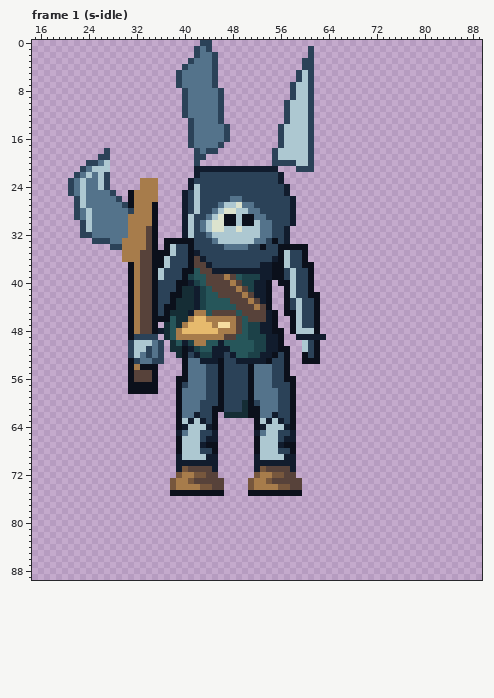
File history of a pixel-art file, art/enemy-frost-4.aseprite. The first picture shows the starting point.
96x96 pixels, 128 frames. Shown: frame 1 (s-idle): x 15..89, y 0..89. The commit also changed other frames, which this record leaves out.
Now the later version:
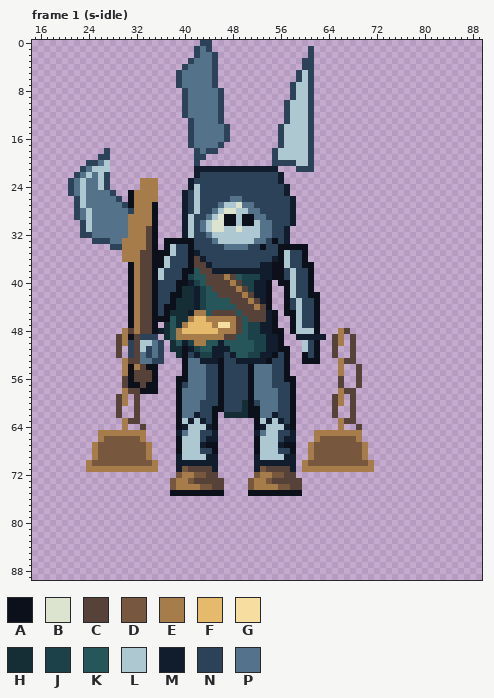
Palette (. is transparent): A #0b101b  B #dce3ce  C #57423a  D #77573d  E #a77c4b  F #e6ba6d  G #f6dda0  H #152d35  J #1c4148  K #26565a  L #adc8d1  M #111c2d  N #2b4258  P #54738b
The edit:
Changed rows in their new state; - is an unchanged pixel.
Frame 1 (s-idle), layer "ink":
first column x 24:
48 ------EC----------------------------------EC----
49 -----CE-C--------------------------------CE-C---
50 -----CE-C--------------------------------CE-C---
51 -----C--C--------------------------------C--C---
52 -----C--C--------------------------------C--C---
53 ------ECC---------------------------------ECC---
54 ------E--C--------------------------------E--C--
55 ------E-----------------------------------E--C--
56 ------C-----------------------------------C--C--
57 ------C--C--------------------------------C--C--
58 ------ECC---------------------------------ECC---
59 -----CE-C--------------------------------CE-C---
60 -----CE-C--------------------------------CE-C---
61 -----C--C--------------------------------C--C---
62 -----C--C--------------------------------C--C---
63 ------ECC---------------------------------ECC---
64 ------E--C--------------------------------E--C--
65 --EEEEEEEE----------------------------EEEEEEEE--
66 --EDDDDDDE----------------------------EDDDDDDE--
67 -EDDDDDDDDE--------------------------EDDDDDDDDE-
68 -EDDDDDDDDE--------------------------EDDDDDDDDE-
69 -EDDDDDDDDE--------------------------EDDDDDDDDE-
70 EDDDDDDDDDDE------------------------EDDDDDDDDDDE
71 EEEEEEEEEEEE------------------------EEEEEEEEEEEE
Where, in picture pixels (left, top, right, bottom), the same in both pictures:
changed: (86, 328, 158, 472)
added: (302, 328, 374, 472)
